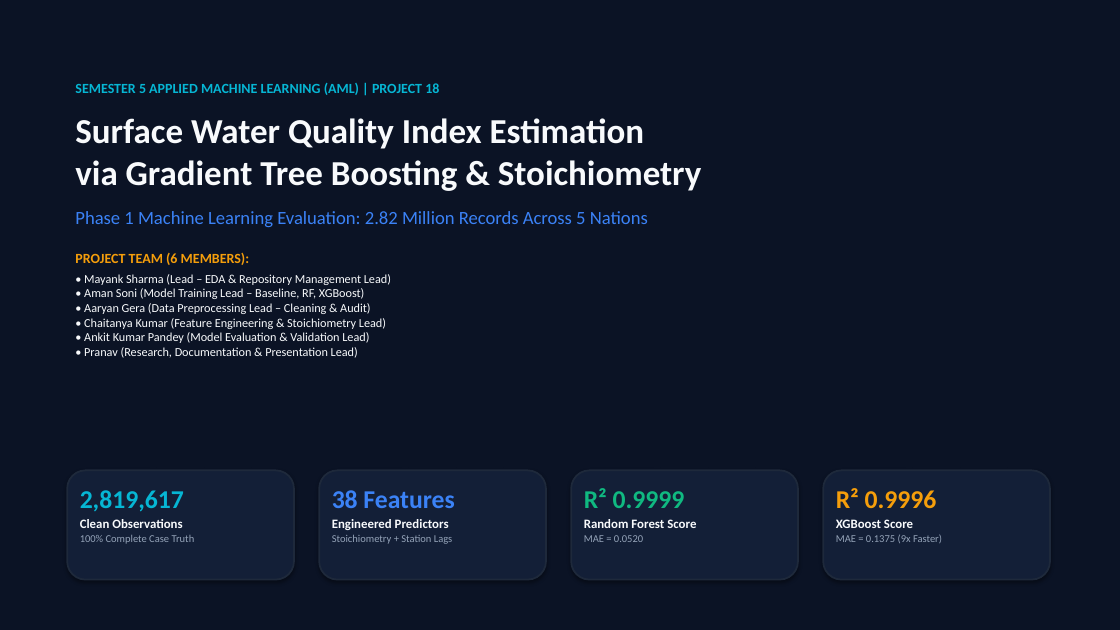
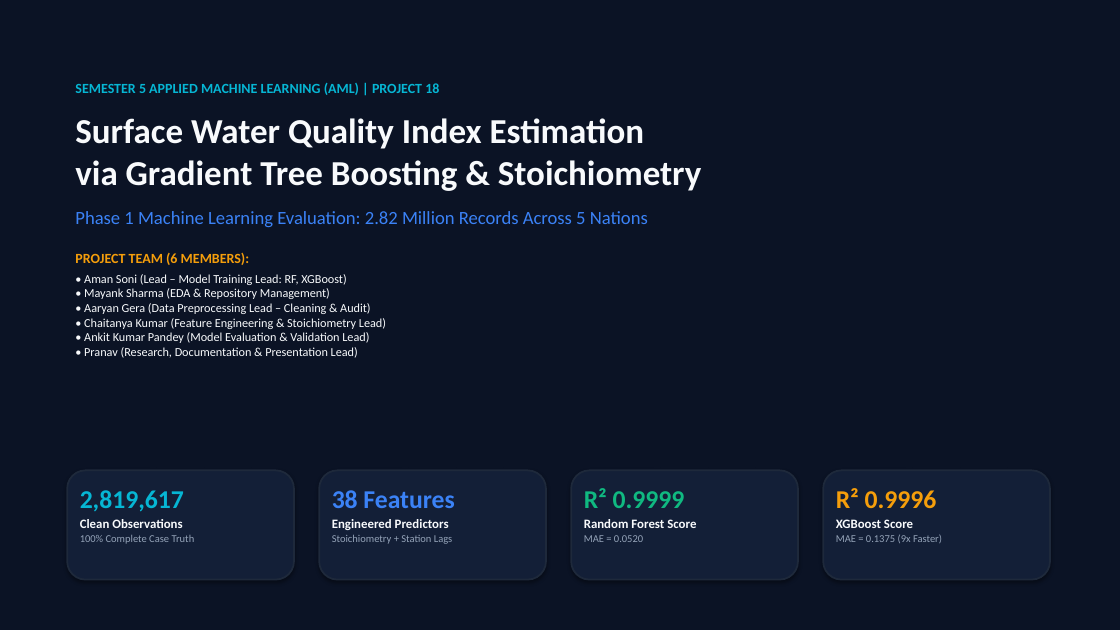
Before and after one commit to Amansoni045/Semester_5_AML_DL, a slide deck: slide 1 of reports/Project_Presentation.pptx. Drawn at 1120x630 pixels with LibreOffice and Linux fonts; fonts in the diff are those of the drawing. Boxes give left, top, right and bottom in pixels: in the first picture for what was removed or moved away, otherwise in the second. Text is boxed around its words. In the diff, an @@ line names an element or a change of style, - is before the commit and + after.

Commit message:
docs: set Aman Soni as Project Lead and remove email addresses from report

```diff
--- a/reports/Project_Presentation.pptx
+++ b/reports/Project_Presentation.pptx
@@ text at [84,274,386,358]: text changed @@
-• Mayank Sharma (Lead – EDA & Repository Management Lead)
-• Aman Soni (Model Training Lead – Baseline, RF, XGBoost)
-• Aaryan Gera (Data Preprocessing Lead – Cleaning & Audit)
-• Chaitanya Kumar (Feature Engineering & Stoichiometry Lead)
-• Ankit Kumar Pandey (Model Evaluation & Validation Lead)
-• Pranav (Research, Documentation & Presentation Lead)
+• Aman Soni (Lead – Model Training Lead: RF, XGBoost)
+• Mayank Sharma (EDA & Repository Management)
+• Aaryan Gera (Data Preprocessing Lead – Cleaning & Audit)
+• Chaitanya Kumar (Feature Engineering & Stoichiometry Lead)
+• Ankit Kumar Pandey (Model Evaluation & Validation Lead)
+• Pranav (Research, Documentation & Presentation Lead)
```
Also in this commit, not shown: 1 other slide changed, 9 other files.
